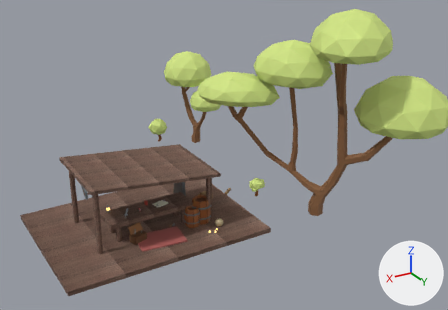
The Blender file RedFortress2/MultiPassRendering/res/model/base/base_decor.blend, before and after one commit.
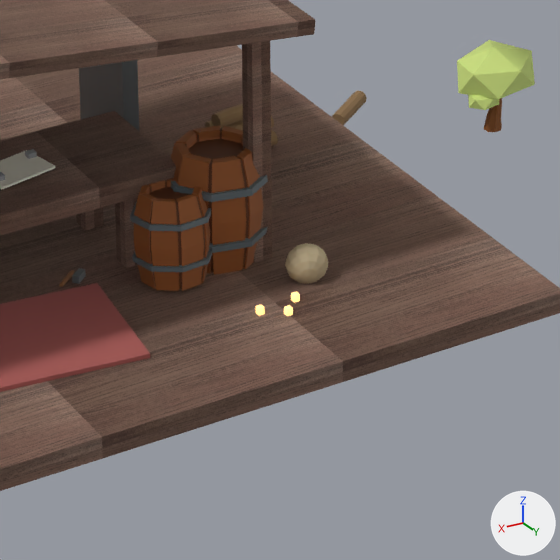
Each version appears first from a camera (50 mm lens) standing at (1.29, -0.01, 12.39) and looking at (-10.14, -19.07, 2.86), and next in a close-up on the part from 35% to 60% of the width and 55% to 91% of the height. The lights are fixed; the arrows at lower right show +X, +Y and +Z. The last two pictures show the newer version.

Names of what the first close-up shows: 'BushWorkshop_0', 'WorkshopBarrelA_0', 'WorkshopBarrelB_0', 'WorkshopBenchLeg.001', 'WorkshopBenchTop', 'WorkshopBlueprint', 'WorkshopCanopy', 'WorkshopCanopyPost.002', 'WorkshopDeck', 'WorkshopRug', 'WorkshopSackB', 'WorkshopToolRack' and 12 more.
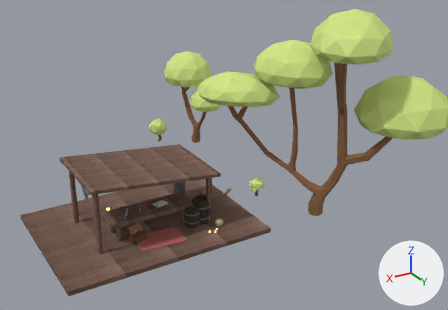
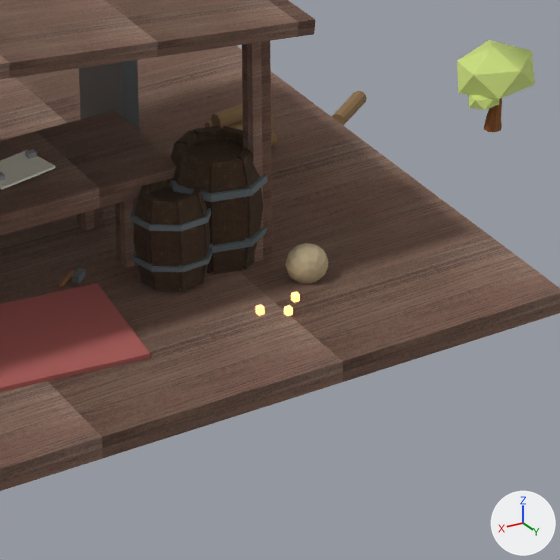
What differs and where, as boxes (x1, y1, x2, y2) in the close-ups (560 x 560 px):
'WorkshopBarrelA_0', surface changed (brown to black)
    both: (170, 125, 264, 275)
'WorkshopBarrelB_0', surface changed (brown to black)
    both: (131, 178, 212, 291)

Diff of the bpy script that builds the scene:
```diff
--- a/RedFortress2/MultiPassRendering/res/model/base/base_decor.blend.py
+++ b/RedFortress2/MultiPassRendering/res/model/base/base_decor.blend.py
@@ img_fine_grained_wood_col_1k_jpg @@
+img_fine_grained_wood_col_1k_jpg = load_image('fine_grained_wood_col_1k.jpg', 'tex/fine_grained_wood_col_1k.jpg', 1024, 1024, 'sRGB')
@@ mat_hubprop_barrel_wood @@
 mat_hubprop_barrel_wood = principled_material('HubProp_Barrel_Wood')
-mat_hubprop_barrel_wood.base_color = (0.3, 0.09, 0.018)  # brown #955524
-mat_hubprop_barrel_wood.roughness = 0.72
+mat_hubprop_barrel_wood.texture = img_fine_grained_wood_col_1k_jpg
+mat_hubprop_barrel_wood.roughness = 1.0
```
